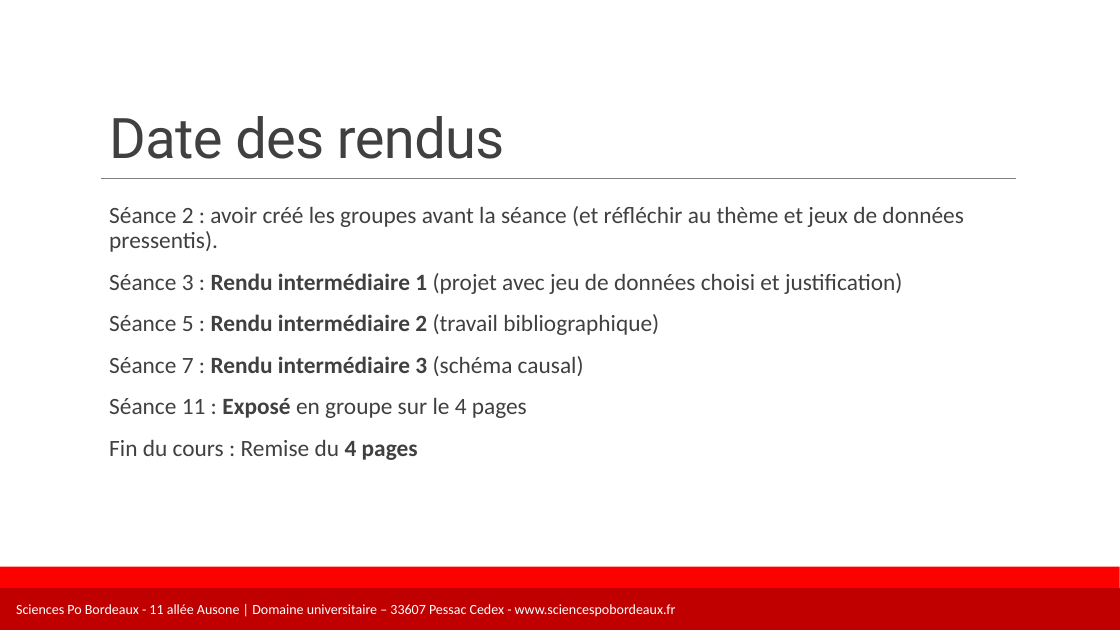
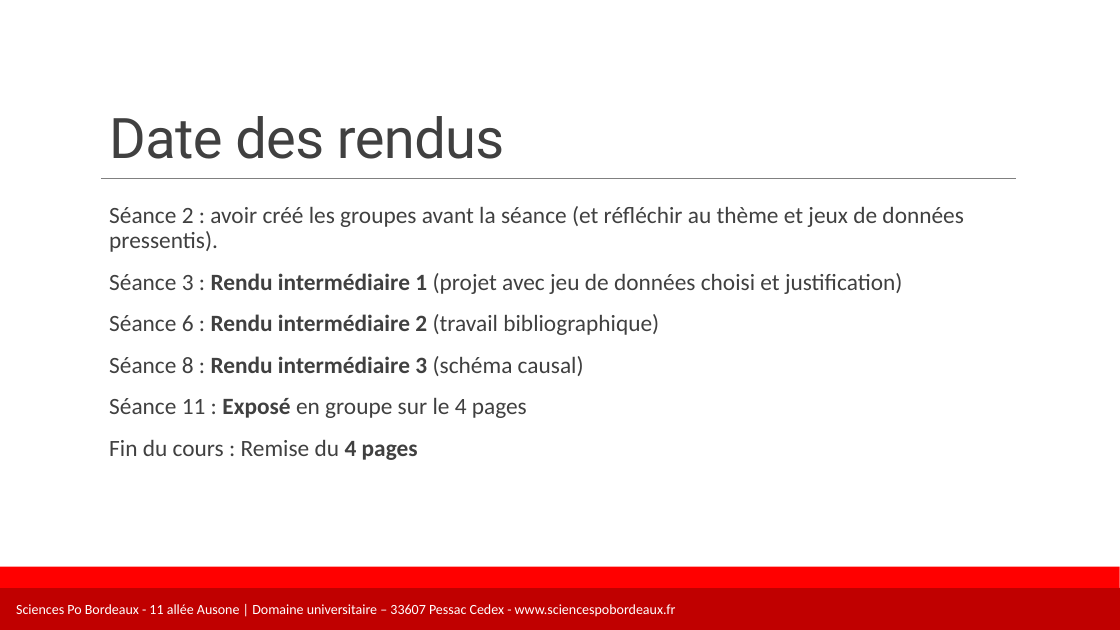
Before and after one commit to leomignot/DECA2-collectif, a slide deck: slide 11 of Mignot/Diapos/S1 - diapo DECA2.pptx. Drawn at 1120x630 pixels with LibreOffice and Linux fonts; fonts in the diff are those of the drawing; background and template pictures are left out. Boxes give left, top, right and bottom in pixels: in the first picture for what was removed or moved away, otherwise in the second. Text is boxed around its words. In the diff, an @@ line names an element or a change of style, - is before the commit and + after.

```diff
--- a/Mignot/Diapos/S1 - diapo DECA2.pptx
+++ b/Mignot/Diapos/S1 - diapo DECA2.pptx
@@ text at [109,314,659,376]: text changed @@
-  Séance 5 : Rendu intermédiaire 2 (travail bibliographique)
-  Séance 7 : Rendu intermédiaire 3 (schéma causal)
+  Séance 6 : Rendu intermédiaire 2 (travail bibliographique)
+  Séance 8 : Rendu intermédiaire 3 (schéma causal)
```
Also in this commit, not shown: 1 other slide changed, 1 other file.
